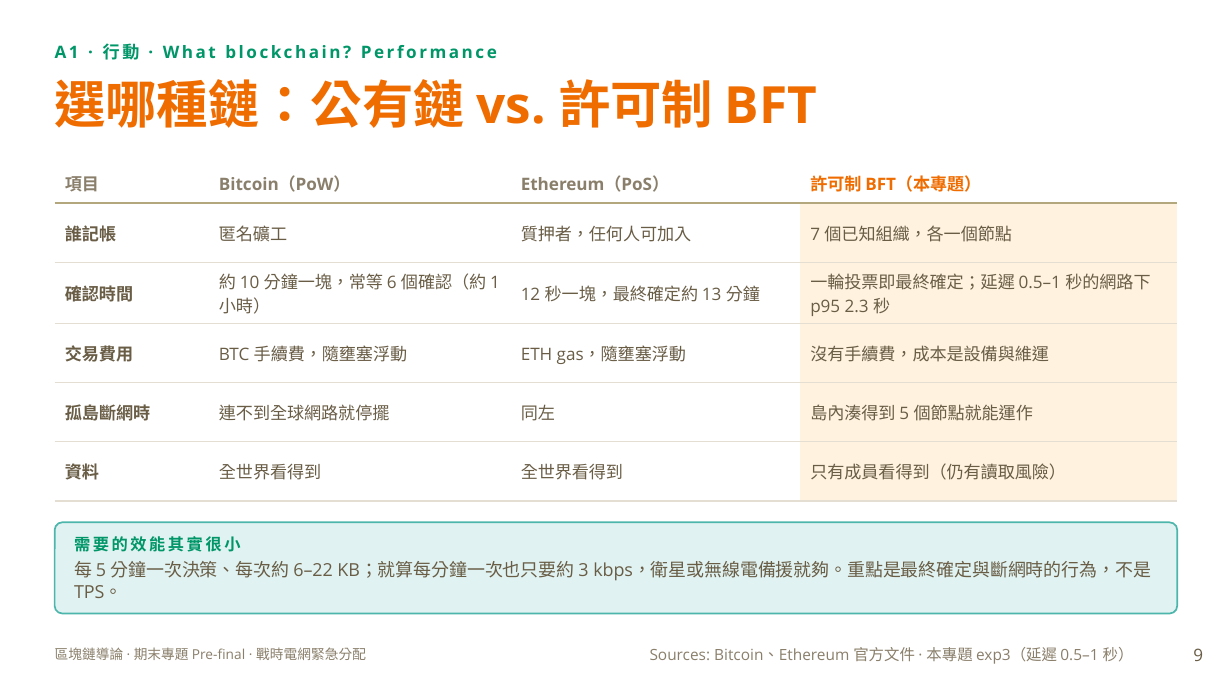
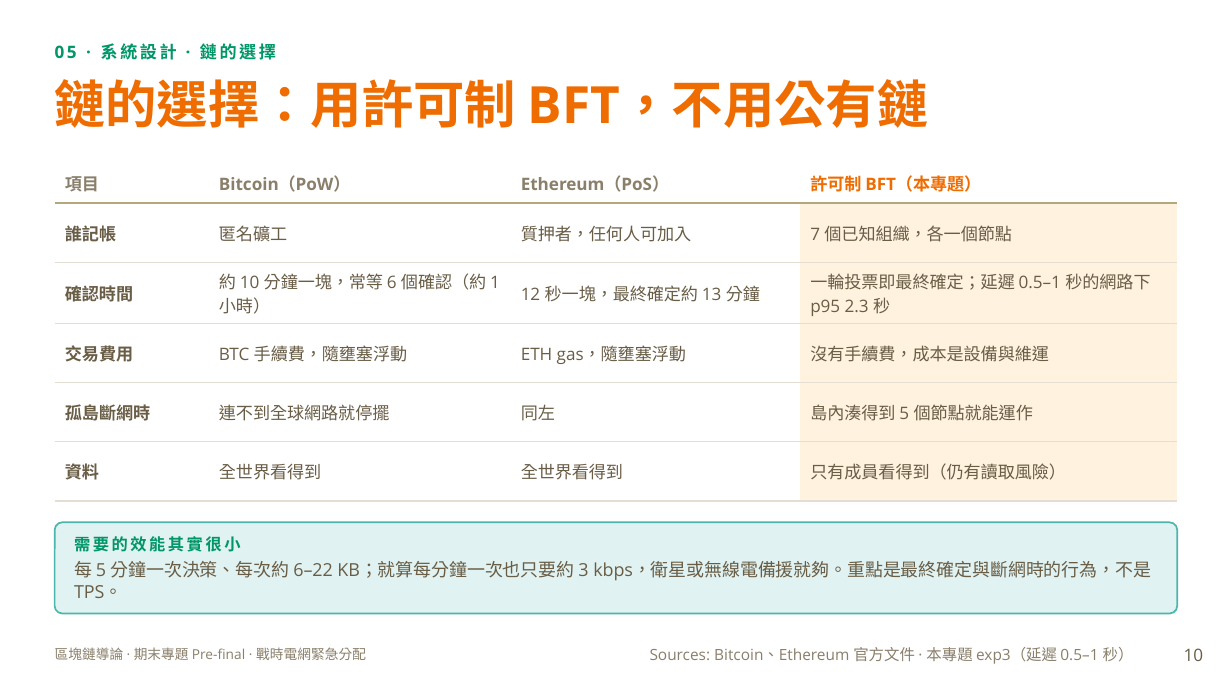
Before and after one commit to XXXaBg3619/grid-quorum, a slide deck: slide 10 of 期末前報告_戰時電網緊急分配.pptx (slide 9 before the commit). Drawn at 1232x693 pixels with LibreOffice and Linux fonts; fonts in the diff are those of the drawing. Boxes give left, top, right and bottom in pixels: in the first picture for what was removed or moved away, otherwise in the second. Text is boxed around its words. In the diff, an @@ line names an element or a change of style, - is before the commit and + after.

```diff
--- a/期末前報告_戰時電網緊急分配.pptx
+++ b/期末前報告_戰時電網緊急分配.pptx
@@ text at (55,43,276,60): text changed @@
-A1 · 行動 · What blockchain? Performance
+05 · 系統設計 · 鏈的選擇
@@ title at (54,79,928,128): text changed @@
-選哪種鏈：公有鏈 vs. 許可制 BFT
+鏈的選擇：用許可制 BFT，不用公有鏈
@@ page number at (1184,648,1203,661): text changed @@
-9
+10
```
Also in this commit, not shown: 15 other slides changed, 2 slides added, 1 slide removed.
